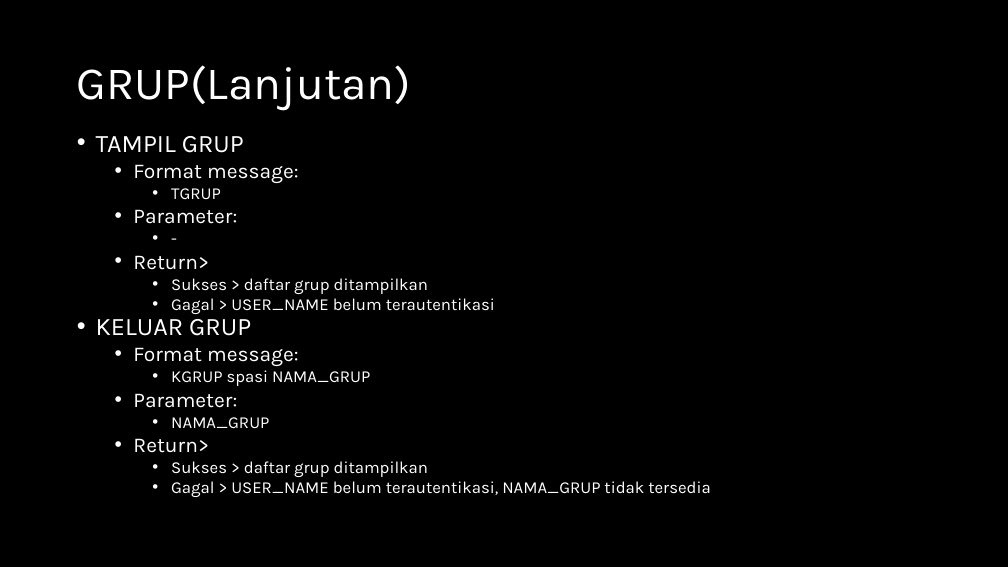
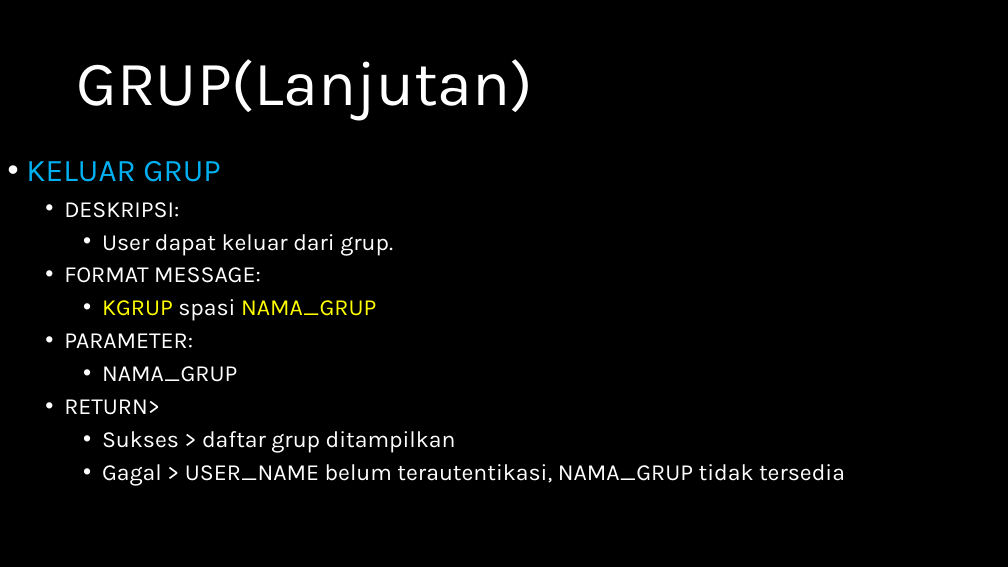
Before and after one commit to jeffrynasri/Kuliah-Progjar-E, a slide deck: slide 11 of TUGAS2_CHATSERVER/DRAFT-CHAT-SERVER.pptx (slide 8 before the commit). Drawn at 1008x567 pixels with LibreOffice and Linux fonts; fonts in the diff are those of the drawing. Boxes give left, top, right and bottom in pixels: in the first picture for what was removed or moved away, otherwise in the second. Text is boxed around its words. In the diff, an @@ line names an element or a change of style, - is before the commit and + after.

```diff
--- a/TUGAS2_CHATSERVER/DRAFT-CHAT-SERVER.pptx
+++ b/TUGAS2_CHATSERVER/DRAFT-CHAT-SERVER.pptx
@@ text "GRUP(Lanjutan)" at (77, 59, 533, 120): size 44 to 60 pt @@
@@ subtitle at (96, 136, 495, 314): paragraphs removed @@
-• TAMPIL GRUP
-  • Format message:
-    • TGRUP
-  • Parameter:
-    • -
-  • Return>
-    • Sukses > daftar grup ditampilkan
-    • Gagal > USER_NAME belum terautentikasi
@@ subtitle "KELUAR GRUP": place and size @@
-subtitle "KELUAR GRUP" at (96, 136, 711, 497)
+subtitle "KELUAR GRUP" at (26, 161, 845, 486)
@@ subtitle at (26, 161, 845, 486): size 24 to 30 pt, text colour #FFFFFF to #00B0F0 in "KELUAR GRUP"; size 16 to 22 pt in "KGRUP spasi NAMA_GRUP", "NAMA_GRUP", "Sukses > daftar grup ditampilkan", "Gagal > USER_NAME belum terautentikasi, NAMA_GRUP tidak ..."; text colour #FFFFFF to #FFFF00 in "KGRUP NAMA_GRUP"; more space between paragraphs @@
@@ subtitle at (64, 202, 393, 283): text changed; size 20 to 22 pt @@
-  • Format message:
+  • DESKRIPSI:
+    • User dapat keluar dari grup.
+  • FORMAT MESSAGE:
@@ subtitle at (64, 333, 193, 348): text changed; size 20 to 22 pt @@
-  • Parameter:
+  • PARAMETER:
@@ subtitle at (64, 399, 160, 415): text changed; size 20 to 22 pt @@
-  • Return>
+  • RETURN>
```
Also in this commit, not shown: 9 other slides changed, 3 slides added.
